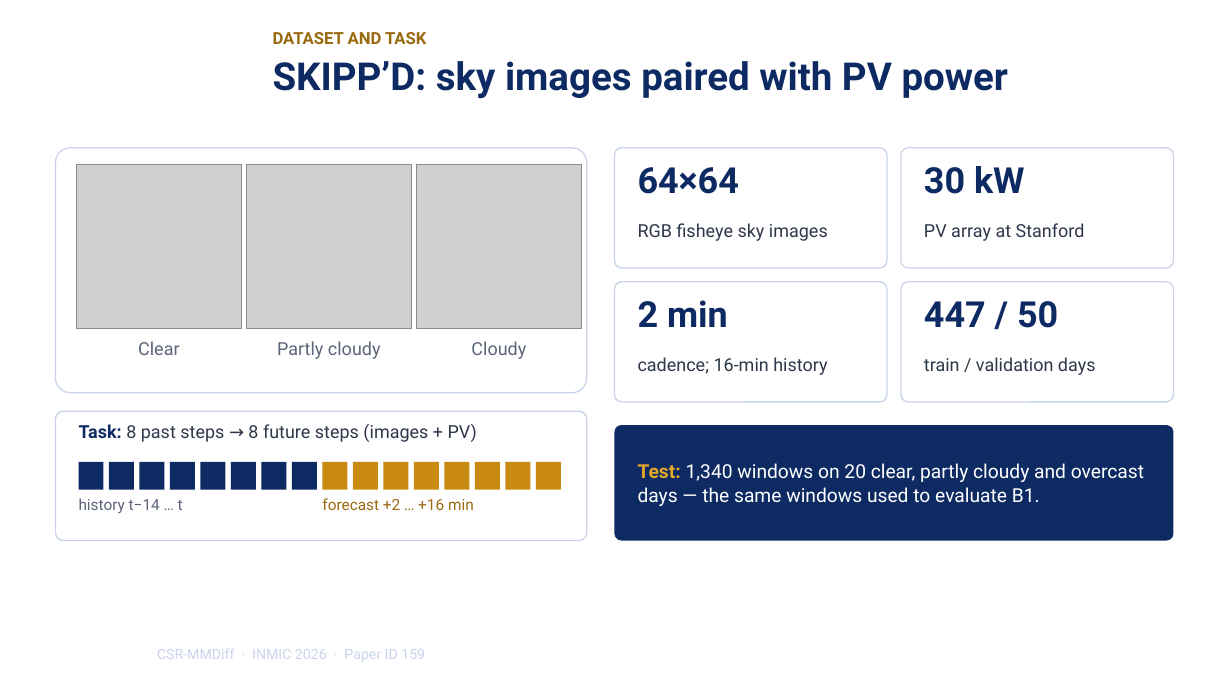
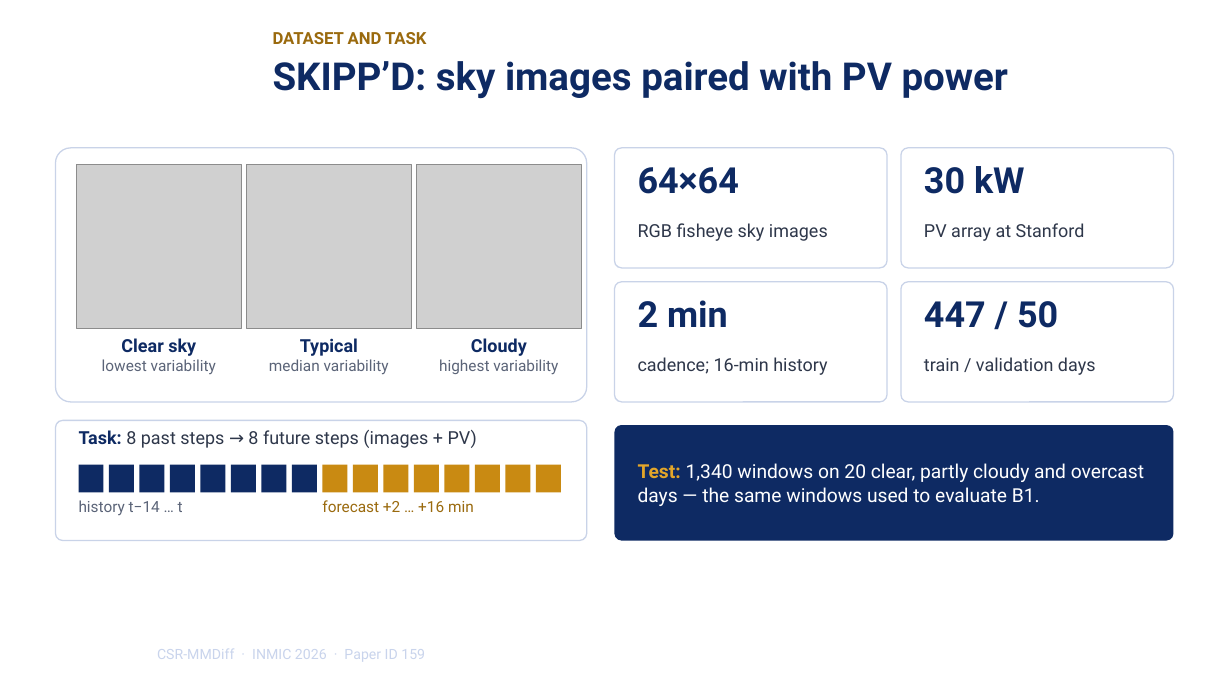
Before and after one commit to umerkang66/ddim_cloud_aware_attention_skippd_solar_forecasting, a slide deck: slide 4 of paper/INMIC2026_Paper159_Slides.pptx. Drawn at 1232x693 pixels with LibreOffice and Linux fonts; fonts in the diff are those of the drawing; grey boxes stand for pictures; background and template pictures are left out. Boxes give left, top, right and bottom in pixels: in the first picture for what was removed or moved away, otherwise in the second. Text is boxed around its words. In the diff, an @@ line names an element or a change of style, - is before the commit and + after.

Commit message:
update presentation

```diff
--- a/paper/INMIC2026_Paper159_Slides.pptx
+++ b/paper/INMIC2026_Paper159_Slides.pptx
@@ rounded rectangle: place and size @@
-rounded rectangle at (55, 148, 587, 393)
+rounded rectangle at (55, 148, 587, 402)
@@ text at (102, 338, 216, 374): text changed; size 14 to 12 pt @@
-Clear
+Clear sky
+lowest variability
@@ text at (269, 338, 389, 374): text changed; size 14 to 12 pt @@
-Partly cloudy
+Typical
+median variability
@@ text at (439, 359, 558, 374): paragraph added @@
+highest variability
@@ text at (471, 338, 527, 356): text colour #5B6478 to #0E2A63, bold on in "Cloudy" @@
@@ rounded rectangle: place and size @@
-rounded rectangle at (55, 411, 587, 541)
+rounded rectangle at (55, 421, 587, 541)
@@ text "Task: 8 past steps → ...": place and size @@
-text "Task: 8 past steps → ..." at (79, 424, 477, 442)
+text "Task: 8 past steps → ..." at (79, 430, 477, 448)
```
Also in this commit, not shown: 1 slide added, 1 slide removed, 1 other file.
